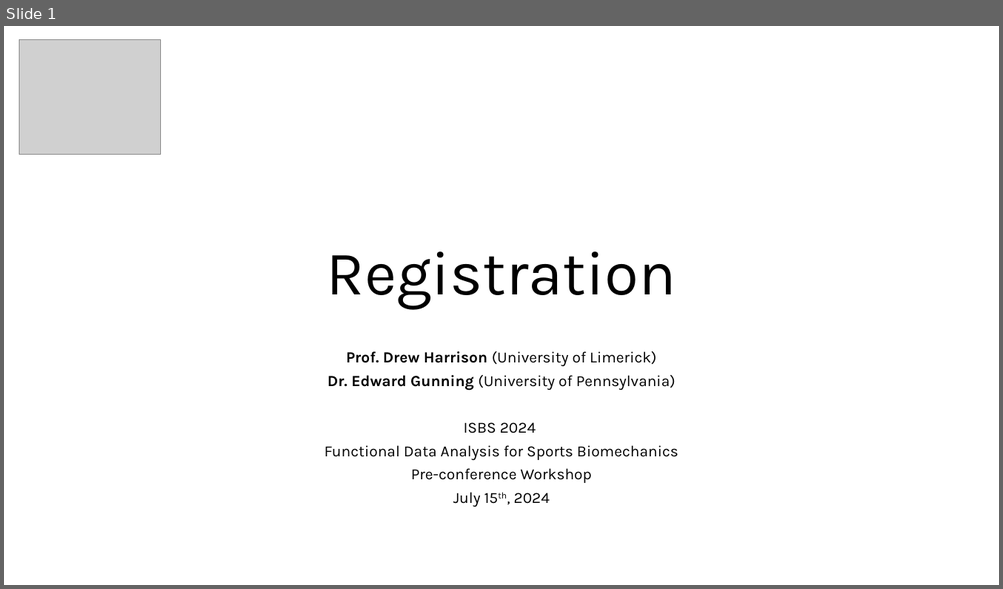
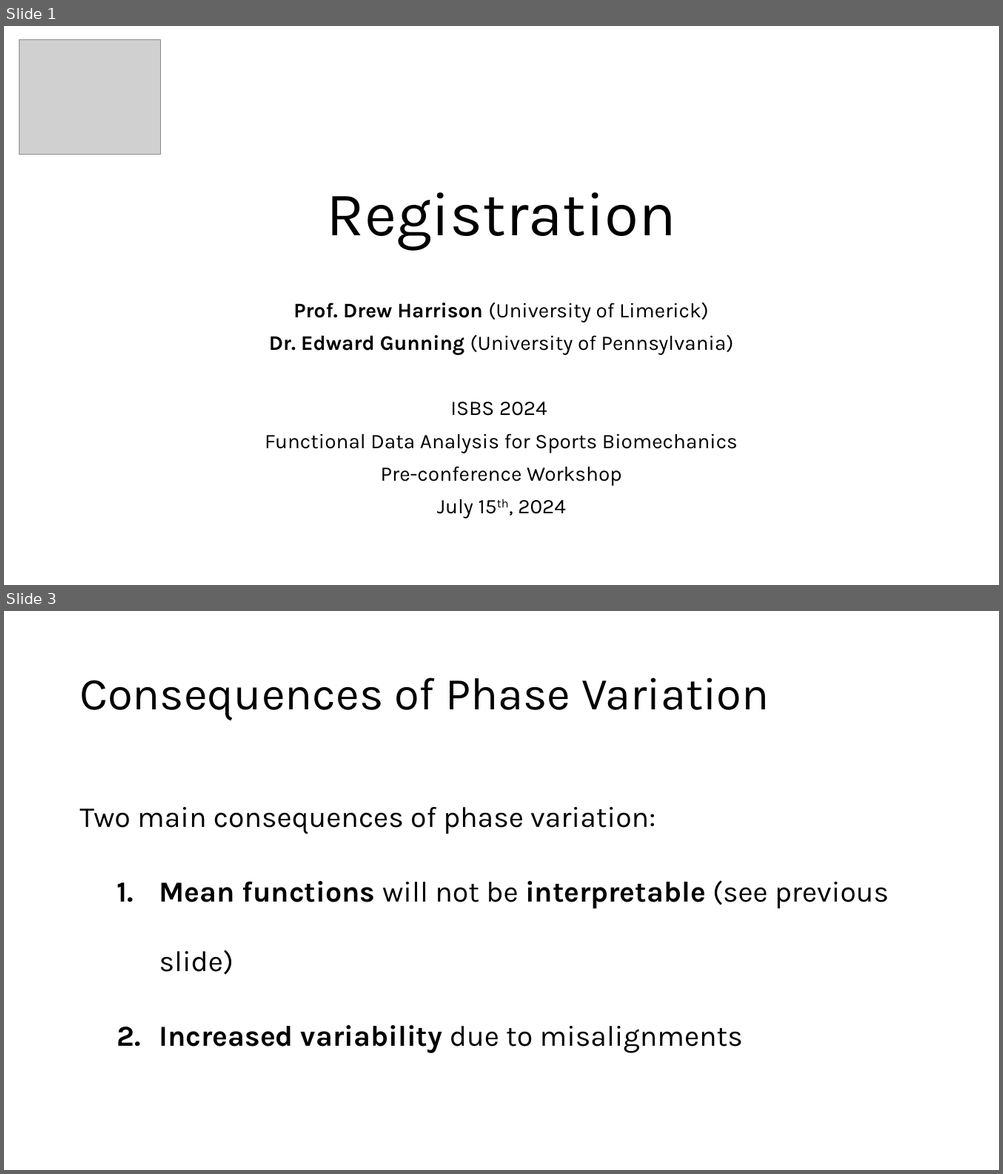
Before and after one commit to edwardgunning/ISBS-Short-Course, a slide deck: slides/03-registration.pptx. Shown one above the other, each under a label of ours: slide 1 before the commit, slides 1 and 3 after it; the slides between them are not shown. The pictures are 1003x589 and 1003x1174 pixels, drawn with LibreOffice and Linux fonts; fonts in the diff are those of the drawing; grey boxes stand for pictures; background and template pictures are left out. Boxes give left, top, right and bottom in pixels: in the first picture for what was removed or moved away, otherwise in the second. Text is boxed around its words. In the diff, an @@ line names an element or a change of style, - is before the commit and + after.

```diff
--- a/slides/03-registration.pptx
+++ b/slides/03-registration.pptx
@@ slide 3 added at [4,611,999,1170], background #FFFFFF @@
@@ title added at [79,678,768,721], 44 pt, text #000000 @@
+Consequences of Phase Variation
@@ text added at [79,807,888,1054], 28 pt, text #000000 @@
+Two main consequences of phase variation:
+  1. Mean functions will not be interpretable (see previous slide)
+  2. Increased variability due to misalignments
@@ slide 1 changed as well @@
@@ title "Registration": place and size @@
-title "Registration" at [327,252,676,309]
+title "Registration" at [327,192,676,250]
@@ subtitle "Prof. Drew Harrison (University of ...": place and size @@
-subtitle "Prof. Drew Harrison (University of ..." at [324,352,678,507]
+subtitle "Prof. Drew Harrison (University of ..." at [264,303,737,519]
@@ subtitle "Prof. Drew Harrison (University of ..." at [264,303,737,519]: size 15 to 20 pt; line spacing 0.7 to 0.9 @@
```
Also in this commit, not shown: 3 other slides added, 2 other files.
